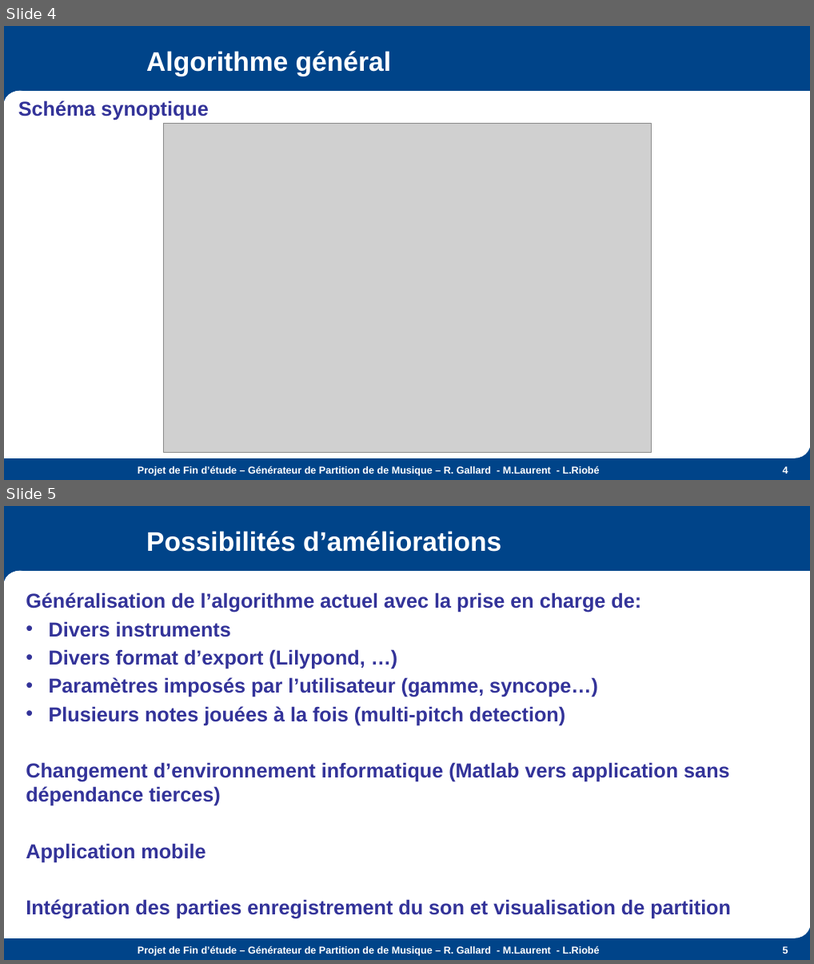
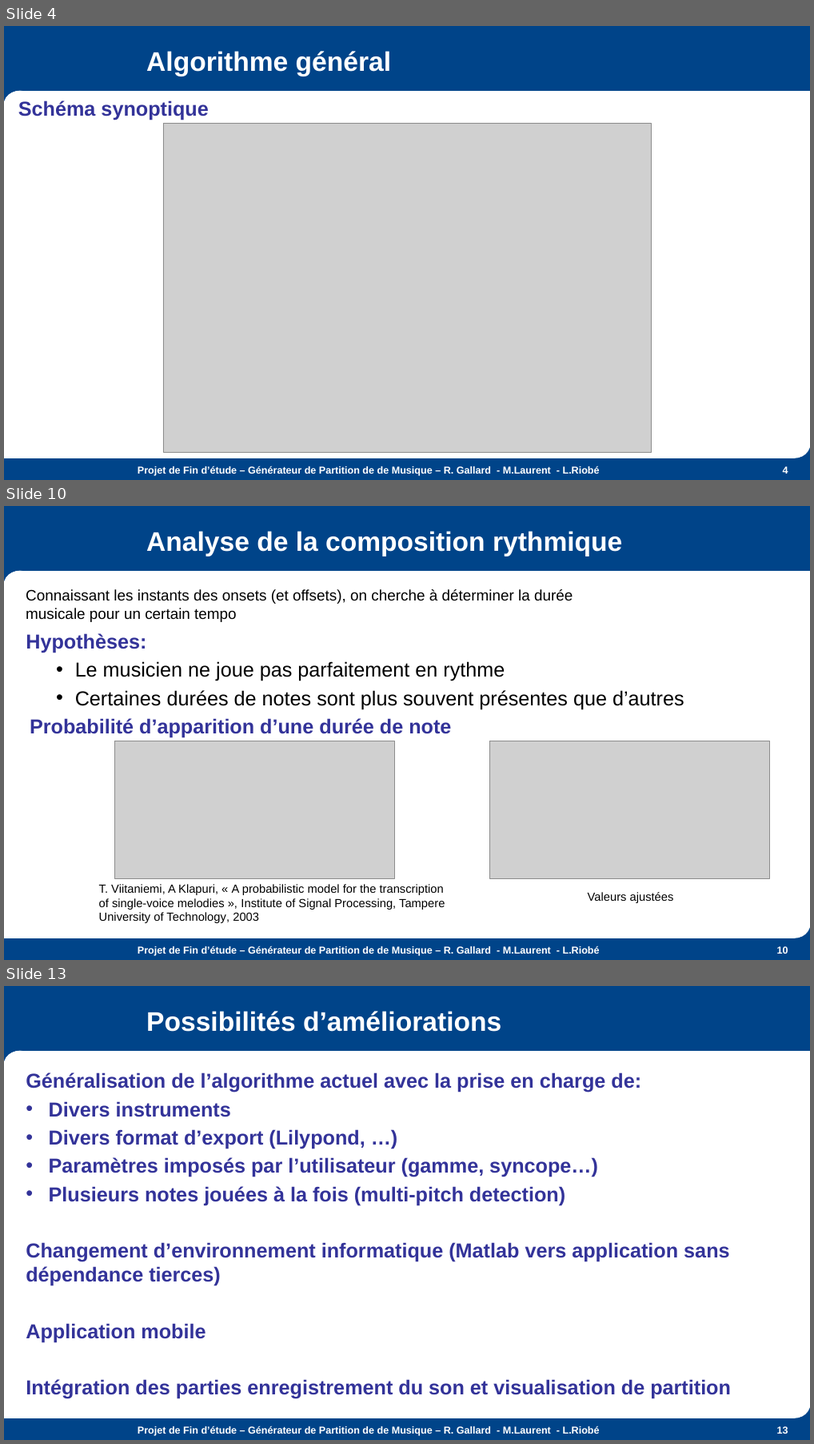
Before and after one commit to the-midge/gentab, a slide deck: Docs/Présentation-PFE.pptx. Shown one above the other, each under a label of ours: slides 4 and 5 before the commit, slides 4, 10 and 13 after it; the slides between them are not shown. The pictures are 814x964 and 814x1444 pixels, drawn with LibreOffice and Linux fonts; fonts in the diff are those of the drawing; grey boxes stand for pictures; background and template pictures are left out. Boxes give left, top, right and bottom in pixels: in the first picture for what was removed or moved away, otherwise in the second. Text is boxed around its words. In the diff, an @@ line names an element or a change of style, - is before the commit and + after.

Commit message:
Doc plus prise en compte du tempo dans l'appli

```diff
--- a/Docs/Présentation-PFE.pptx
+++ b/Docs/Présentation-PFE.pptx
@@ slide 10 added at (4,506,810,960), background #004489; not listed: 7 template elements that a slide beside it also shows @@
@@ title added at (146,531,622,556), 32 pt, text #FFFFFF, bold @@
+Analyse de la composition rythmique
@@ text added at (26,589,573,622), 18 pt, text #000000 @@
+Connaissant les instants des onsets (et offsets), on cherche à déterminer la durée musicale pour un certain tempo
@@ text added at (26,633,685,738), 24 pt, text #000000 @@
+Hypothèses:
+  • Le musicien ne joue pas parfaitement en rythme
+  • Certaines durées de notes sont plus souvent présentes que d’autres
+Probabilité d’apparition d’une durée de note
@@ picture added at (114,741,394,879) @@
@@ picture added at (490,740,770,878) @@
@@ text added at (99,884,445,923), 14 pt, text #000000 @@
+T. Viitaniemi, A Klapuri, « A probabilistic model for the transcription of single-voice melodies », Institute of Signal Processing, Tampere University of Technology, 2003
@@ text added at (588,892,674,903), 14 pt, text #000000 @@
+Valeurs ajustées
@@ text added at (138,945,600,956), 12 pt, text #FFFFFF, bold @@
+Projet de Fin d’étude – Générateur de Partition de de Musique – R. Gallard - M.Laurent - L.Riobé
@@ page number added at (778,946,789,953), 12 pt, text #FFFFFF, bold @@
+10
@@ what was slide 5 is now slide 13 @@
@@ page number at (778,1426,789,1433): text changed @@
-5
+13
```
Also in this commit, not shown: 7 other slides added, 18 other files.
